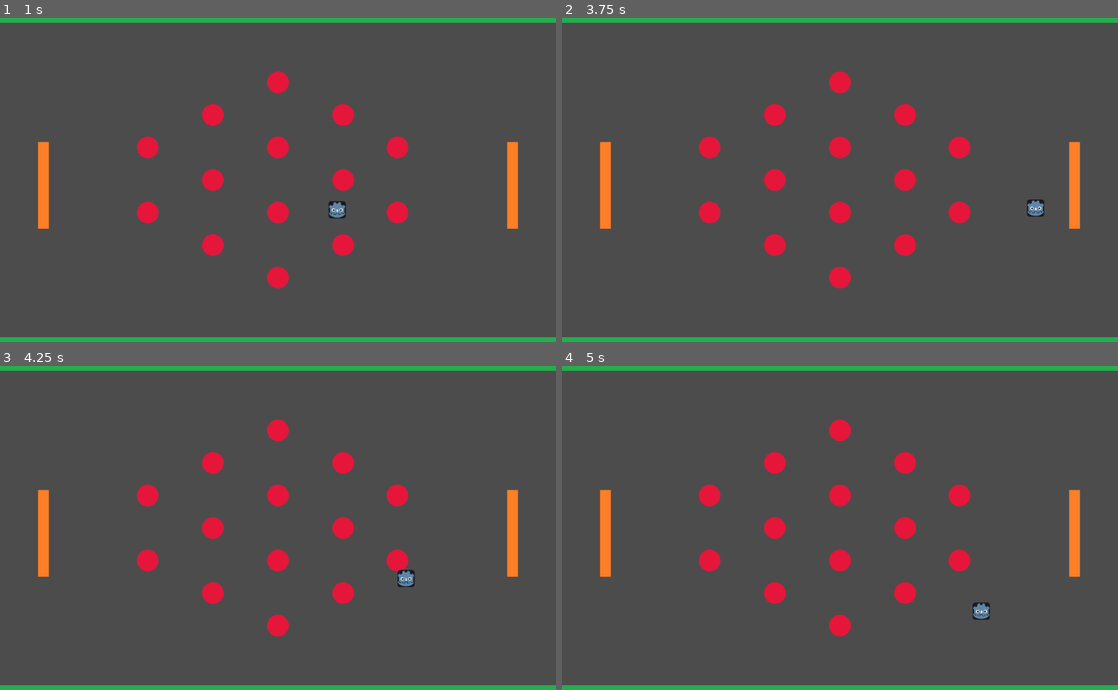
Above: before the commit, frames 1-4 (two rows, left to right).
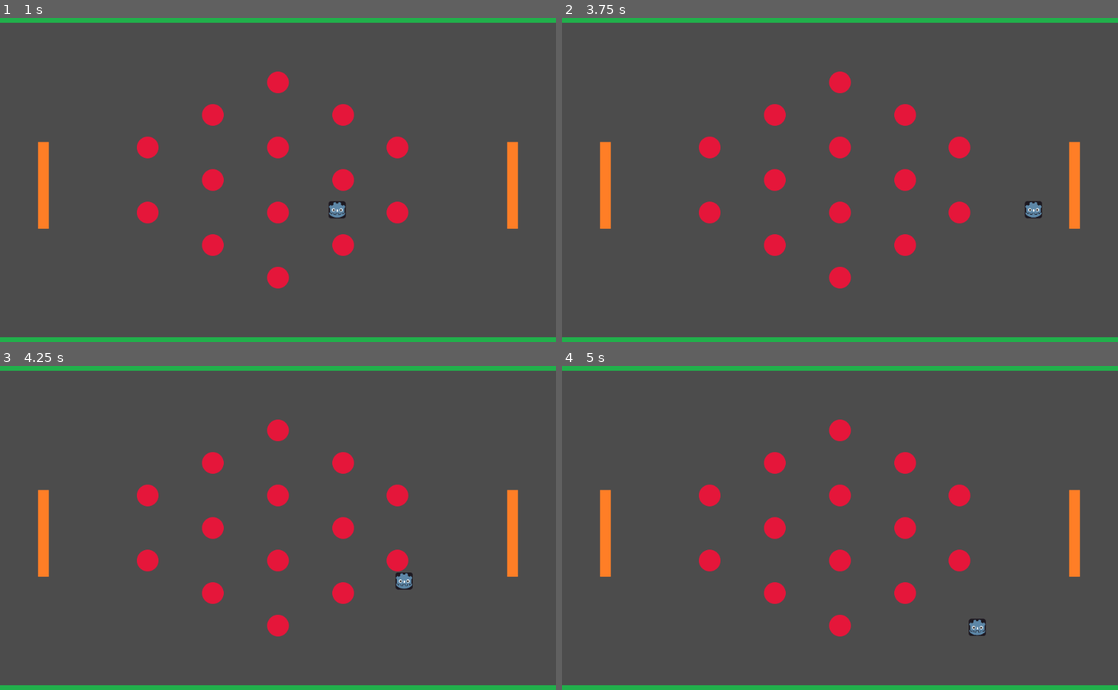
Above: after the commit, the same moments.

Repository: DanCorder/pong
Game: Godot game, scene res://courts/pachinko/court.tscn
Same seed, same stepped clock (60 frames per second), same inputs: the game is played once before the commit and once after it. This scene is started directly instead of the project's main scene.
Inputs:
- Up to frame 1 (1 s): tap Enter (ui_accept) at 0.5, 0.77 s; hold 1 from 0.53 s (still down)
- Up to frame 2 (3.75 s): release 1 at 1.28 s; tap 1 at 1.35, 2.3, 3.05 s; tap Enter (ui_accept) at 1.52, 3.02 s; hold 2 2.03-2.78 s; tap 3 at 2.85 s; hold 1 from 3.53 s (still down)
- Up to frame 3 (4.25 s): keep holding 1; tap Enter (ui_accept) at 3.77 s
- Up to frame 4 (5 s): release 1 at 4.28 s; tap 1 at 4.35 s; tap Enter (ui_accept) at 4.52 s

Frame 1 is identical in both runs. In frame 2, 0.1% of the frame differs, in the area x 83-87%, y 56-62%; in frame 3, 0.2%; in frame 4, 0.3%, in the area x 73-77%, y 72-84%.

Commit message:
fix: remove chance of 0 initial ball speed

Diff:
--- a/courts/base.gd
+++ b/courts/base.gd
@@ -36,7 +36,7 @@
 func get_serve_direction() -> Vector2:
 	var vx = rand_range(1, 2)
 	var vy = rand_range(0.1, 0.5)
-	var direction = rand_range(-1, 1)
+	var direction = 1 if rand_range(0, 1) > 0.5 else -1
 	return Vector2(vx, vy) * direction
 
 
